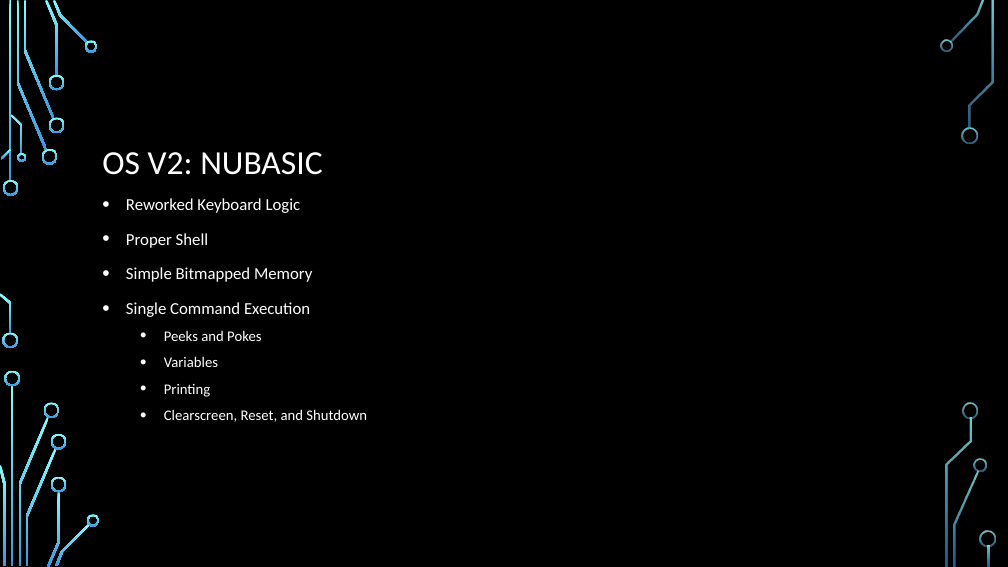
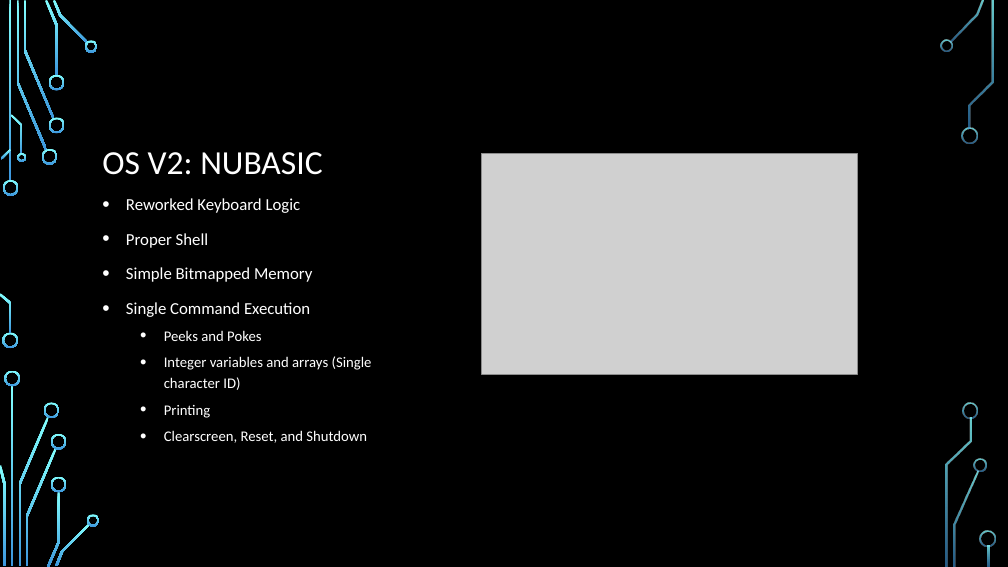
Before and after one commit to rharding8/PersonalOSv2, a slide deck: slide 3 of Presentation.pptx. Drawn at 1008x567 pixels with LibreOffice and Linux fonts; fonts in the diff are those of the drawing; grey boxes stand for pictures; background and template pictures are left out. Boxes give left, top, right and bottom in pixels: in the first picture for what was removed or moved away, otherwise in the second. Text is boxed around its words. In the diff, an @@ line names an element or a change of style, - is before the commit and + after.

```diff
--- a/Presentation.pptx
+++ b/Presentation.pptx
@@ picture added at (x1=482, y1=154, x2=858, y2=374) @@
@@ text at (x1=164, y1=356, x2=372, y2=390): text changed @@
-  • Variables
+  • Integer variables and arrays (Single character ID)
```
Also in this commit, not shown: 4 other slides changed, 1 slide added.
